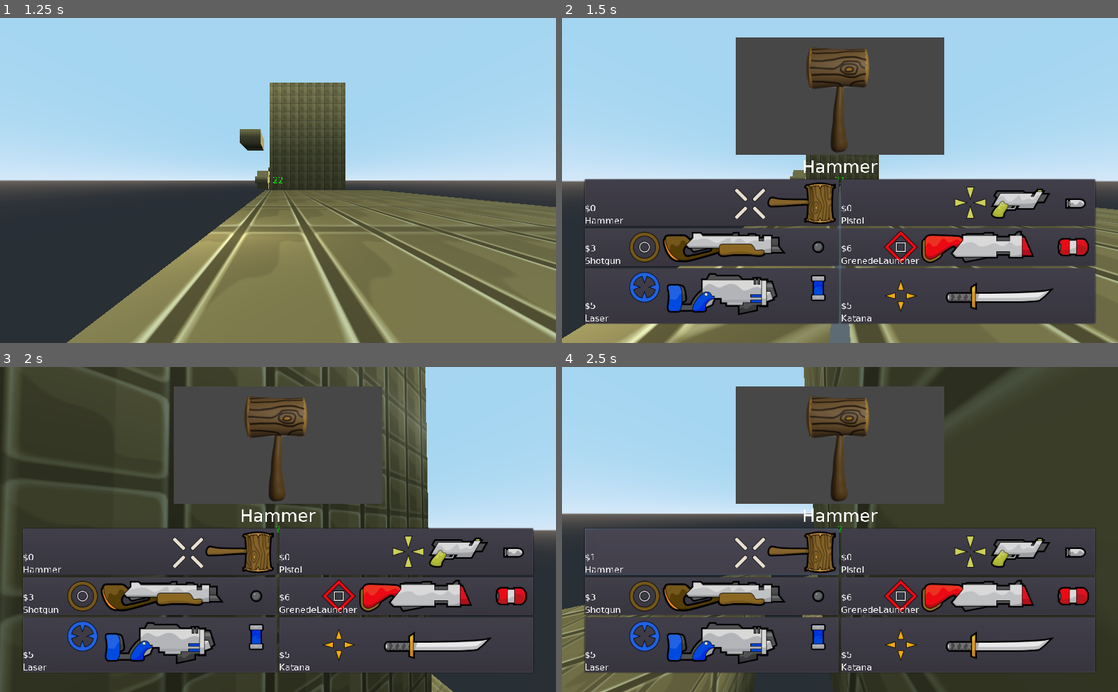
Above: before the commit, frames 1-4 (two rows, left to right).
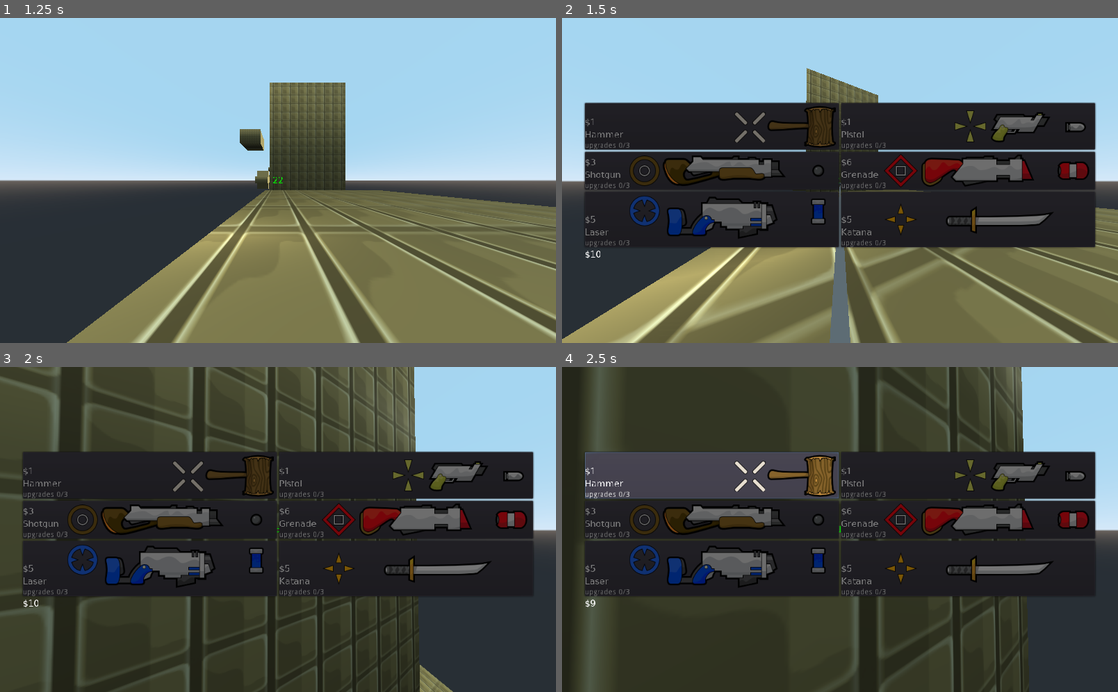
Above: after the commit, the same moments.

Repository: osnesone/TeeClones
Game: Godot game, scene res://src/scenes/Main.tscn
Two runs of this game, one before a commit and one after it. Both use one fixed random seed, a clock stepped at 60 frames per second and the inputs below.
Inputs (mouse positions are in pixels of both pictures, inside the frame that each line leads up to; where the layout moved, square brackets give the same spot in the first picture):
- Up to frame 1 (1.25 s): click "PLAY" at 0.5 s
- Up to frame 2 (1.5 s): move the mouse to (867, 180) at 1.27 s; hold E (fwd) from 1.28 s (still down); hold Right mouse button (hook) from 1.28 s (still down); tap B (buy) at 1.35 s; click (867, 180) at 1.42 s
- Up to frame 3 (2 s): keep holding E (fwd); keep holding Right mouse button (hook); tap Space (jump) at 1.52 s
- Up to frame 4 (2.5 s): release E (fwd) at 2 s; release Right mouse button (hook) at 2 s; click (712, 474) [712, 552] at 2 s

Frame 1 is identical in both runs. In frame 2, 65% of the frame differs, in the area x 0-100%, y 5-100%; in frame 3, 60%; in frame 4, 79%, in the area x 0-100%, y 0-100%.

Commit message:
added buy menu functionality

Diff:
--- a/project.godot
+++ b/project.godot
@@ -18,6 +18,7 @@
 
 WorldParams="*res://src/scripts/WorldParams.gd"
 Weapons="*res://src/scripts/Weapons.gd"
+Globals="*res://src/scripts/Globals.gd"
 
 [input]
 
--- a/src/scenes/BuyMenu.tscn
+++ b/src/scenes/BuyMenu.tscn
@@ -1,13 +1,14 @@
-[gd_scene load_steps=10 format=2]
+[gd_scene load_steps=11 format=2]
 
 [ext_resource path="res://data/assets/weaponspng/laser.png" type="Texture" id=1]
 [ext_resource path="res://src/scenes/WeaponLayout.tscn" type="PackedScene" id=2]
 [ext_resource path="res://data/assets/weaponspng/katana.png" type="Texture" id=3]
 [ext_resource path="res://data/fonts/DejaVuSans.ttf" type="DynamicFontData" id=4]
-[ext_resource path="res://data/assets/weaponspng/grenede_launcher.png" type="Texture" id=5]
+[ext_resource path="res://data/assets/weaponspng/grenede.png" type="Texture" id=5]
 [ext_resource path="res://data/assets/weaponspng/shotgun.png" type="Texture" id=6]
 [ext_resource path="res://data/assets/weaponspng/pistol.png" type="Texture" id=7]
 [ext_resource path="res://data/assets/3dweaponspng/s3DHammer2TC.png" type="Texture" id=8]
+[ext_resource path="res://src/tres/DejaVuSans.tres" type="DynamicFont" id=9]
 
 [sub_resource type="DynamicFont" id=1]
 size = 32
@@ -21,32 +22,34 @@
 
 [node name="VBoxContainer" type="VBoxContainer" parent="CenterContainer"]
 margin_left = 42.0
-margin_top = 36.0
+margin_top = 153.0
 margin_right = 982.0
-margin_bottom = 564.0
+margin_bottom = 446.0
 
 [node name="CenterContainer2" type="CenterContainer" parent="CenterContainer/VBoxContainer"]
 margin_right = 940.0
-margin_bottom = 216.0
 
 [node name="TextureRect" type="TextureRect" parent="CenterContainer/VBoxContainer/CenterContainer2"]
+visible = false
 margin_left = 278.0
+margin_top = -108.0
 margin_right = 662.0
-margin_bottom = 216.0
+margin_bottom = 108.0
 texture = ExtResource( 8 )
 
 [node name="Label" type="Label" parent="CenterContainer/VBoxContainer"]
-margin_top = 220.0
+visible = false
+margin_top = 4.0
 margin_right = 940.0
-margin_bottom = 258.0
+margin_bottom = 42.0
 custom_fonts/font = SubResource( 1 )
 text = "Hammer"
 align = 1
 
 [node name="GridContainer" type="GridContainer" parent="CenterContainer/VBoxContainer"]
-margin_top = 262.0
+margin_top = 4.0
 margin_right = 940.0
-margin_bottom = 528.0
+margin_bottom = 270.0
 columns = 2
 
 [node name="Hammer" parent="CenterContainer/VBoxContainer/GridContainer" instance=ExtResource( 2 )]
@@ -84,7 +87,7 @@
 icon = ExtResource( 6 )
 weaponName = "Shotgun"
 
-[node name="GrenedeLauncher" parent="CenterContainer/VBoxContainer/GridContainer" instance=ExtResource( 2 )]
+[node name="Grenade" parent="CenterContainer/VBoxContainer/GridContainer" instance=ExtResource( 2 )]
 anchor_left = 0.0
 anchor_top = 0.0
 anchor_right = 0.0
@@ -94,7 +97,7 @@
 margin_right = 940.0
 margin_bottom = 160.0
 icon = ExtResource( 5 )
-weaponName = "GrenedeLauncher"
+weaponName = "Grenade"
 
 [node name="Laser" parent="CenterContainer/VBoxContainer/GridContainer" instance=ExtResource( 2 )]
 anchor_left = 0.0
@@ -119,3 +122,10 @@
 margin_bottom = 266.0
 icon = ExtResource( 3 )
 weaponName = "Katana"
+
+[node name="Currency" type="Label" parent="CenterContainer/VBoxContainer"]
+margin_top = 274.0
+margin_right = 940.0
+margin_bottom = 293.0
+custom_fonts/font = ExtResource( 9 )
+text = "$0.0"
--- a/src/scenes/WeaponLayout.tscn
+++ b/src/scenes/WeaponLayout.tscn
@@ -26,23 +26,29 @@
 
 [node name="MarginContainer" type="MarginContainer" parent="VBoxContainer"]
 margin_right = 274.0
-margin_bottom = 40.0
+margin_bottom = 22.0
 size_flags_horizontal = 3
 size_flags_vertical = 3
 
 [node name="Price" type="Label" parent="VBoxContainer"]
-margin_top = 44.0
+margin_top = 26.0
 margin_right = 274.0
-margin_bottom = 63.0
+margin_bottom = 45.0
 custom_fonts/font = ExtResource( 1 )
 text = "Price"
 valign = 2
 
 [node name="WeaponName" type="Label" parent="VBoxContainer"]
-margin_top = 67.0
+margin_top = 49.0
 margin_right = 274.0
-margin_bottom = 86.0
+margin_bottom = 68.0
 custom_fonts/font = ExtResource( 1 )
 text = "Weapon"
 
+[node name="Upgrades" type="Label" parent="VBoxContainer"]
+margin_top = 72.0
+margin_right = 274.0
+margin_bottom = 86.0
+text = "0/4"
+
 [connection signal="pressed" from="." to="." method="_on_Button_pressed"]
--- /dev/null
+++ b/src/scripts/Globals.gd
@@ -0,0 +1,5 @@
+extends Node
+
+var is_buying: bool = false
+var suspend_mouse = false
+var currency: float = 10.0
--- a/src/scripts/Main.gd
+++ b/src/scripts/Main.gd
@@ -4,7 +4,6 @@
 var teeIn
 var base_pos: Vector3
 var id: int = 0
-var is_buying: bool = false
 
 func _ready():
 	base_pos = $Position3D.global_transform.origin
@@ -36,13 +35,16 @@
 	add_child(teeIn)
 	id += 1
 
-func _process(dt):
+func _process(_dt):
 	if Input.is_action_just_pressed("buy"):
-		if !is_buying:
-			is_buying = true
+		if !Globals.is_buying:
+			Globals.is_buying = true
+			Globals.suspend_mouse = true
 			$BuyMenu.show()
 			Input.set_mouse_mode(Input.MOUSE_MODE_VISIBLE)
 		else:
-			is_buying = false
+			Globals.is_buying = false
+			Globals.suspend_mouse = false
 			Input.set_mouse_mode(Input.MOUSE_MODE_CAPTURED)
 			$BuyMenu.hide()
+	$BuyMenu/CenterContainer/VBoxContainer/Currency.text = "$" + str(Globals.currency)
--- a/src/scripts/Tee.gd
+++ b/src/scripts/Tee.gd
@@ -115,7 +115,7 @@
 		$Hook.collided = false
 
 func _input(event):
-	if event is InputEventMouseMotion:
+	if !Globals.suspend_mouse and event is InputEventMouseMotion:
 		kinb.rotate_y((-event.relative.x) * mouse_sens)
 		head.rotate_x((event.relative.y) * mouse_sens)
 
@@ -182,12 +182,13 @@
 	inp.hordir = Vector2(hordir.x, hordir.z)
 	inp.camrot = Vector2(head.rotation.x, kinb.rotation.y)
 
-	if Input.is_action_just_pressed("hook"):
-		inp.hookst = JUST_PRESSED
-	elif Input.is_action_just_released("hook"):
-		inp.hookst = JUST_RELEASED
-	elif Input.is_action_pressed("hook"):
-		inp.hookst = PRESSED
+	if !Globals.suspend_mouse:
+		if Input.is_action_just_pressed("hook"):
+			inp.hookst = JUST_PRESSED
+		elif Input.is_action_just_released("hook"):
+			inp.hookst = JUST_RELEASED
+		elif Input.is_action_pressed("hook"):
+			inp.hookst = PRESSED
 
 	if Input.is_action_just_pressed("jump"):
 		inp.jumpst = JUST_PRESSED
--- a/src/scripts/WeaponLayout.gd
+++ b/src/scripts/WeaponLayout.gd
@@ -10,8 +10,14 @@
 	RIGHT,
 }
 
-var click = -1
-var n = 0
+var p: float = 0.0
+var click: int = -1
+var n: int = 0
+var w: int = -1
+var has_me: bool = false
+var prev_cost: float = 0.0
+
+
 
 func _input(event):
 	if event is InputEventMouseButton:
@@ -22,32 +28,83 @@
 		elif event.button_index == BUTTON_MIDDLE:
 			click = MIDDLE
 func _ready():
-	update_price()
-	click = LEFT
+	get_weapon()
+	update_status()
 	find_node("WeaponName").set_text(weaponName)
 
 func _on_Button_pressed():
-	update_price()
+	update_status()
 
-func update_price():
-	for w in range(6):
-		if weaponName == Weapons.weaponnames[w][1]:
-			find_the_n(Weapons.mprice[w][1], \
-				Weapons.uprice[w][1])
+func get_weapon():
+	for W in range(6):
+		if Weapons.names[W] == weaponName:
+			w = W
+			continue
 
-func find_the_n(mprice: float, uprice: float):
-	if click == LEFT and n < 3:
+func update_status():
+	if click == LEFT and !has_me:
+		buy_weapon()
+	elif click == LEFT and n < (Weapons.MAX_UPGRADES):
+		buy_upgrade()
+		Weapons.upgrades[w] += 1
+	elif click == RIGHT and n > 0:
+		sell_upgrade()
+		Weapons.upgrades[w] -= 1
+	elif click == RIGHT and has_me:
+		sell_weapon()
+
+	if !has_me:
+		modulate = Color(0.5, 0.5, 0.5)
+		p = Weapons.buycost[w]
+		find_node("Price").set_text("$" + str(p))
+	elif n <= Weapons.MAX_UPGRADES:
+		modulate = Color(1, 1, 1)
+		p = Weapons.upcost[w]
+		find_node("Price").set_text("$" + str(p))
+	else:
+		print("n more than" + str(Weapons.MAX_UPGRADES))
+
+	find_node("Upgrades").text = "upgrades " + str(n) + "/" + str(Weapons.MAX_UPGRADES)
+
+func sell_weapon():
+	has_me = false
+	Weapons.current = -1
+	p = Weapons.buycost[w]
+	Globals.currency += p
+	print("selling " + str(Weapons.names[w]) + \
+		" of " + str(Weapons.upgrades[w]) + " upgrades " + \
+		"that costs " + str(p))
+
+func sell_upgrade():
+	p = Weapons.upcost[w]
+	Globals.currency += p
+	n -= 1
+	print("selling upgrade " + str(Weapons.names[w]) + \
+		" of " + str(Weapons.upgrades[w]) + " upgrades " + \
+		"that costs " + str(p))
+
+
+func buy_weapon():
+	if Weapons.current == -1:
+		Weapons.current = w
+		has_me = true
+		p = Weapons.buycost[w]
+		if Globals.currency > p:
+			Globals.currency -= p
+		print("buying " + str(Weapons.names[w]) + \
+			" of " + str(Weapons.upgrades[w]) + " upgrades " + \
+			"that costs " + str(p))
+
+func buy_upgrade():
+	p = Weapons.upcost[w]
+	if Globals.currency > p:
+		Globals.currency -= p
 		n += 1
-	elif click == RIGHT and n > 0:
-		n -= 1
+	print("buying upgrade" + str(Weapons.names[w]) + \
+		" of " + str(Weapons.upgrades[w]) + " upgrades " + \
+		"that costs " + str(p))
 
-	if n == 0:
-		find_node("Price").set_text("$" + str(mprice))
-	elif n == 1:
-		find_node("Price").set_text("$" + str(mprice + uprice * n))
-	elif n == 2:
-		find_node("Price").set_text("$" + str(mprice + uprice * n))
-	elif n == 3:
-		find_node("Price").set_text("$" + str(mprice + uprice * n))
-	else:
-		print("n more than 3")
+func calc_cost(has_me: bool):
+	if !has_me:
+		return Weapons.buycost[w]
+	return Weapons.upcost[w]
--- a/src/scripts/Weapons.gd
+++ b/src/scripts/Weapons.gd
@@ -1,54 +1,50 @@
 extends Node
 
-#minimum prices
-#var mhammer: float = 0.0
-#var mpistol: float = 0.0
-#var mshotgun: float = 3.0
-#var mgrenedelauncher: float = 6.0
-#var mlaser: float = 5.0
-#var mkatana: float = 5.0
 
-
-#upgrade prices
-#var uhammer: float = 1.0
-#var upistol: float = 1.0
-#var ushotgun: float = 1.5
-#var ugrenedelauncher: float = 2.5
-#var ulaser: float = 2.5
-#var ukatana: float = 2.5
+var current = -1
+const MAX_UPGRADES = 3
 
 enum {
 	HAMMER,
 	PISTOL,
 	SHOTGUN,
-	GRENEDEL,
+	GRENADE,
 	LASER,
 	KATANA,
 }
 
-var weaponnames = [
-	[HAMMER, "Hammer"],
-	[PISTOL, "Pistol"],
-	[SHOTGUN, "Shotgun"],
-	[GRENEDEL, "GrenedeLauncher"],
-	[LASER, "Laser"],
-	[KATANA, "Katana"]
+var names = [
+	"Hammer",
+	"Pistol",
+	"Shotgun",
+	"Grenade",
+	"Laser",
+	"Katana"
+]
+
+var upgrades = [
+	0,
+	0,
+	0,
+	0,
+	0,
+	0
 	]
 
-var mprice = [
-	[HAMMER, 0.0],
-	[PISTOL, 0.0],
-	[SHOTGUN, 3.0],
-	[GRENEDEL, 6.0],
-	[LASER, 5.0],
-	[KATANA, 5.0]
-	]
+var buycost = [
+	1.0,
+	1.0,
+	3.0,
+	6.0,
+	5.0,
+	5.0
+]
 
-var uprice = [
-	[HAMMER, 1.0],
-	[PISTOL, 1.0],
-	[SHOTGUN, 1.5],
-	[GRENEDEL, 2.5],
-	[LASER, 2.5],
-	[KATANA, 2.5]
-	]
+var upcost = [
+	1.0,
+	1.0,
+	1.5,
+	2.5,
+	2.5,
+	2.5
+]
Renamed: data/assets/weaponspng/grenede_launcher.png -> data/assets/weaponspng/grenede.png
Not shown, changed: data/assets/weaponspng/grenede.png.import
Renamed: data/assets/weaponssvg/grenade_launcher.svg -> data/assets/weaponssvg/grenade.svg
Not shown, changed: data/assets/weaponssvg/grenade.svg.import
